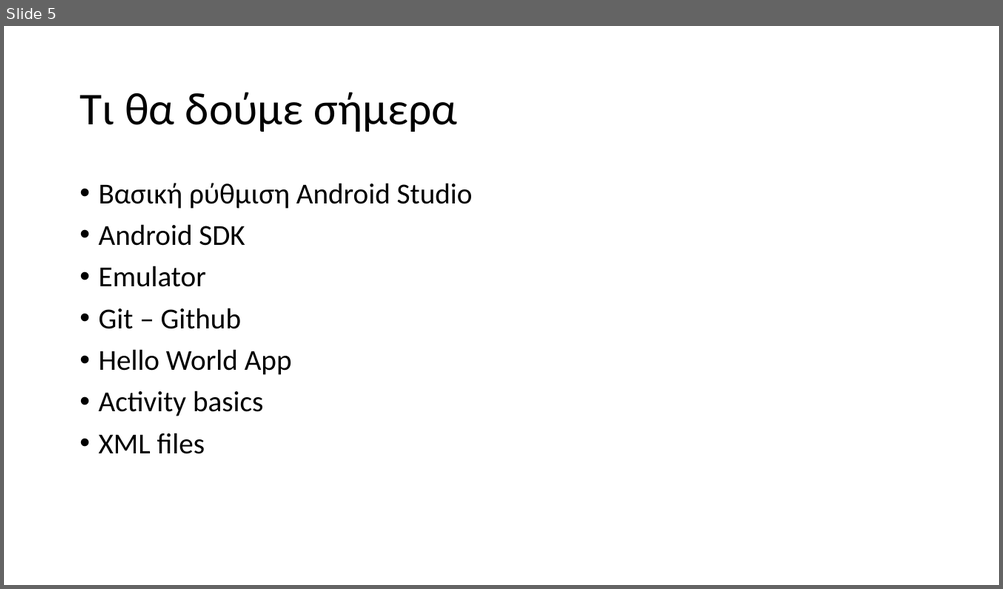
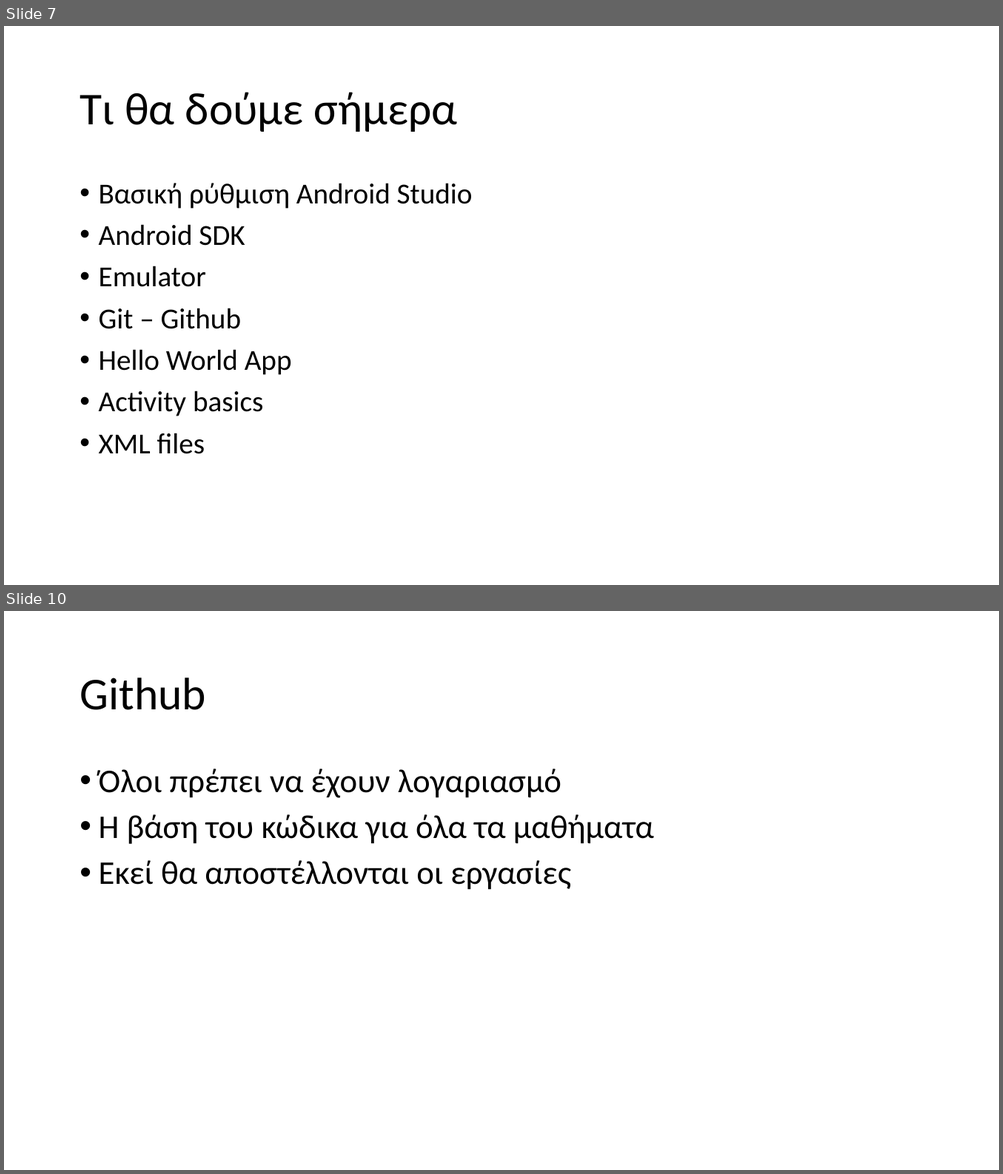
Before and after one commit to UomMobileDevelopment/Lesson_01-helloWorld, a slide deck: Lesson_01.pptx. Shown one above the other, each under a label of ours: slide 5 before the commit, slides 7 and 10 after it; the slides between them are not shown. The pictures are 1003x589 and 1003x1174 pixels, drawn with LibreOffice and Linux fonts; fonts in the diff are those of the drawing. Boxes give left, top, right and bottom in pixels: in the first picture for what was removed or moved away, otherwise in the second. Text is boxed around its words. In the diff, an @@ line names an element or a change of style, - is before the commit and + after.

```diff
--- a/Lesson_01.pptx
+++ b/Lesson_01.pptx
@@ slide 10 added at <box>4,611,999,1170</box>, background #FFFFFF @@
@@ title added at <box>79,678,206,710</box>, 44 pt, text #000000 @@
+Github
@@ text added at <box>99,769,654,890</box>, 32 pt, text #000000 @@
+• Όλοι πρέπει να έχουν λογαριασμό
+• Η βάση του κώδικα για όλα τα μαθήματα
+• Εκεί θα αποστέλλονται οι εργασίες
@@ what was slide 5 is now slide 7 @@
```
Also in this commit, not shown: 2 slides changed, 4 other slides added.
